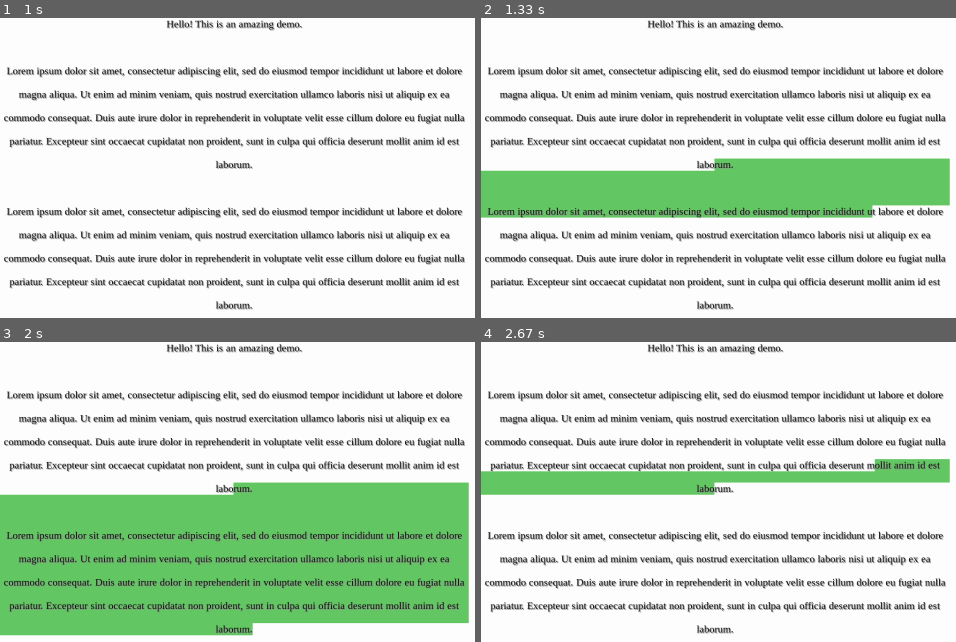
Above: before the commit, frames 1-4 (two rows, left to right).
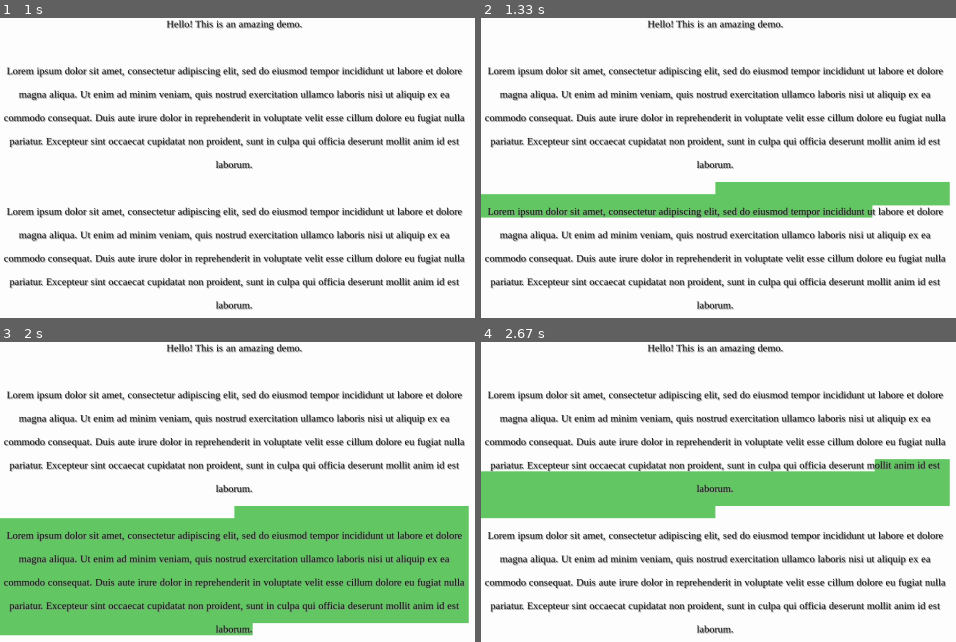
Above: after the commit, the same moments.

Repository: lumidify/BobGUI
Game: pygame game, started from SelectableText.py
The game is run twice, just before and just after one commit, with the same random seed, the same clock (stepped at 60 frames per second) and the same inputs.
Inputs (mouse positions are in pixels of both pictures, inside the frame that each line leads up to):
- Up to frame 1 (1 s): press the mouse at (456, 303) at 0.37 s; move the mouse to (342, 288) at 0.47 s; release the mouse at (232, 276) at 0.6 s; click (outside the picture) at 0.72 s
- Up to frame 2 (1.33 s): press the mouse at (713, 183) at 1.03 s; move the mouse to (870, 225) at 1.13 s; release the mouse at (outside the picture) at 1.27 s
- Up to frame 3 (2 s): press the mouse at (232, 507) at 1.37 s; move the mouse to (346, 459) at 1.47 s; release the mouse at (456, 414) at 1.6 s; press the mouse at (232, 507) at 1.7 s; move the mouse to (332, 641) at 1.8 s; release the mouse at (outside the picture) at 1.93 s
- Up to frame 4 (2.67 s): press the mouse at (713, 507) at 2.03 s; move the mouse to (699, 588) at 2.13 s; release the mouse at (outside the picture) at 2.27 s; press the mouse at (713, 507) at 2.37 s; move the mouse to (870, 477) at 2.47 s; release the mouse at (outside the picture) at 2.6 s

Frame 1 is identical in both runs. In frame 2, 8.1% of the frame differs, in the area x 0-99%, y 46-59%; in frame 3, 8.1%; in frame 4, 8.1%.

Commit message:
Clean up TextInput
This cleans up TextInput so that it actually works

Diff:
--- a/Cursor.py
+++ b/Cursor.py
@@ -1,38 +1,49 @@
+"""
+This file is part of BobGUI
+Copyright © 2016 Lumidify Productions
+
+Permission is hereby granted, free of charge, to any person obtaining
+a copy of this software and associated documentation files (the "Software"),
+to deal in the Software without restriction, including without limitation
+the rights to use, copy, modify, merge, publish, distribute, sublicense,
+and/or sell copies of the Software, and to permit persons to whom the
+Software is furnished to do so, subject to the following conditions:
+
+The above copyright notice and this permission notice shall be included
+in all copies or substantial portions of the Software.
+
+THE SOFTWARE IS PROVIDED "AS IS", WITHOUT WARRANTY OF ANY KIND,
+EXPRESS OR IMPLIED, INCLUDING BUT NOT LIMITED TO THE WARRANTIES
+OF MERCHANTABILITY, FITNESS FOR A PARTICULAR PURPOSE AND NONINFRINGEMENT.
+IN NO EVENT SHALL THE AUTHORS OR COPYRIGHT HOLDERS BE LIABLE FOR ANY CLAIM,
+DAMAGES OR OTHER LIABILITY, WHETHER IN AN ACTION OF CONTRACT,
+TORT OR OTHERWISE, ARISING FROM, OUT OF OR IN CONNECTION WITH THE SOFTWARE
+OR THE USE OR OTHER DEALINGS IN THE SOFTWARE.
+"""
+
 import pygame
-from helper_functions import refine_index
+from pygame.locals import *
+
 class Cursor():
     """
-    string: the character to be displayed as the cursor
-    pos: the initial position of the cursor
+    height: height of the text for drawing the cursor
+    width: width of cursor
     visible_time: the amount of time in milliseconds the cursor should be visible in each blink
     hidden_time: the amount of time in milliseconds the cursor should be hidden in each blink
     """
-    def __init__(self, string, visible_time, hidden_time, pos):
-        self.string = string
-        self.x = 0
-        self.y = 0
-        self.pixelx = 0
-        self.pixely = 0
-        self.pos = pos
-        self.visible_time = visible_time
-        self.hidden_time = hidden_time
-        self.time_passed = visible_time
+    def __init__(self, **kwargs):
+        self.x_index = 0
+        self.y_index = 0
+        self.visible_time = kwargs.get("visible_time", 700)
+        self.hidden_time = kwargs.get("hidden_time", 500)
+        self.time_passed = self.visible_time
         self.blink_counter = 0
         self.change_in_time = 0
         self.visible = False
         self.blinking = False
         self.current_time = pygame.time.get_ticks()
-    def move_up(self, size_list):
-        if self.y > 0:
-            self.y += -1
-            self.x = refine_index(self.x, self.pixelx, size_list[self.y])
-    def move_down(self, size_list):
-        if self.y < len(size_list) - 1:
-            self.y += 1
-            self.x = refine_index(self.x, self.pixelx, size_list[self.y])
-    def calc_pixel_pos(self, size_list, font_height):
-        self.pixelx = size_list[self.y][self.x] + self.pos[0]
-        self.pixely = self.y * font_height + self.pos[1]
+        self.width = kwargs.get("width", 2)
+        self.height = kwargs.get("height", 20)
     def update(self):
         if self.blinking:
             self.change_in_time = pygame.time.get_ticks() - self.current_time
@@ -63,3 +74,6 @@
     def stop(self):
         self.blinking = False
         self.visible = False
+    def draw(self, screen, pos):
+        if self.visible:
+            pygame.draw.rect(screen, (0, 0, 0), (pos, (self.width, self.height)))
--- a/MultilineText.py
+++ b/MultilineText.py
@@ -55,6 +55,18 @@
         self.text_splits = []
         self.offsets = []
         self.gen_surf()
+        self.wrap_text()
+        self.gen_offsets()
+    def delete_slice(self, start, end):
+        self.text = self.text[:start] + self.text[end:]
+    def insert(self, index, text):
+        self.text = self.text[:index] + text + self.text[index:]
+    def delete(self, index):
+        self.text = self.text[:index] + self.text[index + 1:]
+    def regenerate(self):
+        self.gen_surf()
+        self.wrap_text()
+        self.gen_offsets()
     def gen_offsets(self):
         self.offsets = []
         for split in self.text_splits:
@@ -88,6 +100,8 @@
                 if self.size_list[split[0]] <= x <= self.size_list[split[1]]:
                     y_index = split_index
                     break
+            else:
+                y_index = 0
             y = y_index * self.parent.lineheight
             x -= self.size_list[self.text_splits[y_index][0]]
         else:
@@ -131,6 +145,7 @@
             start += 1
         self.text_splits.append((start, len(self.text)))
     def gen_surf(self, startindex=0):
+        #TODO: Only rerender from startindex onwards
         #TODO: Maybe create separate functions for creating different effects
         #so that it is easy to add new effects.
         #FIXME: Underlines are currently broken when letter or word spacing is set.
@@ -145,18 +160,18 @@
             for index, letter in enumerate(self.text):
                 if self.parent.shadow:
                     self.shadowsurf.blit(self.font.render(letter, self.parent.antialias, self.parent.shadow_color), (self.size_list[index], 0))
-                self.textsurf.blit(self.font.render(letter, self.parent.antialias, self.parent.color), (self.size_list[index], 0))
+                self.textsurf.blit(self.font.render(letter, self.parent.antialias, self.parent.text_color), (self.size_list[index], 0))
         elif self.parent.word_spacing:
             index = 0
             for word in split(self.text):
                 if self.parent.shadow:
                     self.shadowsurf.blit(self.font.render(word, self.parent.antialias, self.parent.shadow_color), (self.size_list[index], 0))
-                self.textsurf.blit(self.font.render(word, self.parent.antialias, self.parent.color), (self.size_list[index], 0))
+                self.textsurf.blit(self.font.render(word, self.parent.antialias, self.parent.text_color), (self.size_list[index], 0))
                 index += len(word)
         else:
             if self.parent.shadow:
                 self.shadowsurf.blit(self.font.render(self.text, self.parent.antialias, self.parent.shadow_color), (0, 0))
-            self.textsurf.blit(self.font.render(self.text, self.parent.antialias, self.parent.color), (0, 0))
+            self.textsurf.blit(self.font.render(self.text, self.parent.antialias, self.parent.text_color), (0, 0))
     def gen_size_list(self, startindex=0):
         extra = 0
         self.size_list = self.size_list[:startindex + 1]
@@ -192,7 +207,7 @@
         self.italic = kwargs.get("italic", False)
         self.bold = kwargs.get("bold", False)
         self.underline = kwargs.get("underline", False)
-        self.color = kwargs.get("color", (0, 0, 0))
+        self.text_color = kwargs.get("color", (0, 0, 0))
         self.letter_spacing = kwargs.get("letter_spacing", None)
         self.word_spacing = kwargs.get("word_spacing", None)
         self.font = kwargs.get("font", None)
@@ -211,12 +226,42 @@
         self.textsurface = pygame.surface.Surface(self.rect.size).convert_alpha()
         self.textsurface.fill((0, 0, 0, 0))
         self.final_lines = []
-        #TODO: Add special handler for empty lines so no extra processing power is used
-        #creating empty Line objects.
         for line in self.lines:
             self.final_lines.append(Line(self, text=line))
         self.gen_height_size_list()
         self.resize(self.rect.size)
+    def delete_slice(self, start, end):
+        if start[1] == end[1]:
+            self.final_lines[start[1]].delete_slice(start[0], end[0])
+            self.final_lines[start[1]].regenerate()
+        else:
+            text = self.final_lines[start[1]].text[:start[0]] + self.final_lines[end[1]].text[end[0]:]
+            self.final_lines[start[1]:end[1] + 1] = [Line(self, text=text)]
+        self.gen_height_size_list()
+    def split_line(self, pos):
+        text1 = self.final_lines[pos[1]].text[:pos[0]]
+        text2 = self.final_lines[pos[1]].text[pos[0]:]
+        self.final_lines[pos[1]] = Line(self, text=text1)
+        self.final_lines.insert(pos[1] + 1, Line(self, text=text2))
+        self.gen_height_size_list()
+    def join_lines(self, index1, index2):
+        text = self.final_lines[index1].text + self.final_lines[index2].text
+        self.final_lines[index1:index2 + 1] = [Line(self, text=text)]
+        self.gen_height_size_list()
+    def delete_line(self, index):
+        self.final_lines.pop(index)
+        self.gen_height_size_list()
+    def add_line(self, index):
+        self.final_lines.insert(index, Line(self, text=""))
+        self.gen_height_size_list()
+    def insert(self, pos, text):
+        self.final_lines[pos[1]].insert(pos[0], text)
+        self.final_lines[pos[1]].regenerate()
+        self.gen_height_size_list()
+    def delete(self, pos):
+        self.final_lines[pos[1]].delete(pos[0])
+        self.final_lines[pos[1]].regenerate()
+        self.gen_height_size_list()
     def load_font(self):
         try:
             self.font = pygame.font.Font(self.font, self.fontsize)
@@ -230,11 +275,13 @@
         for line in self.final_lines:
             self.height_size_list.append(self.height_size_list[-1] + line.get_full_height())
     def get_nearest_index(self, pos):
+        if pos[1] < 0:
+            return (0, 0)
         y = 0
         past_boundaries = False
         for index, height in enumerate(self.height_size_list):
             try:
-                if height <= pos[1] <= self.height_size_list[index + 1]:
+                if height <= pos[1] < self.height_size_list[index + 1]:
                     y = index
                     break
             except:
--- a/SelectableText.py
+++ b/SelectableText.py
@@ -30,29 +30,26 @@
 
 #FIXME: Selection currently lags considerably, presumably because the index-getting methods of the underlying text classes are quite slow.
 
-class SelectableText():
+class SelectableText(MultilineText):
     def __init__(self, screen, **kwargs):
-        self.screen = screen
-        self.text = MultilineText(screen, **kwargs)
-        self.rect = Rect(0, 0, kwargs.get("width", 0), kwargs.get("height", 0))
+        super().__init__(screen, **kwargs)
         self.x1 = None
         self.x2 = None
         self.y1 = None
         self.y2 = None
         self.pressed = False
-    def resize(self, size):
-        self.rect.size = size
-        self.text.resize(size)
     def update(self, event):
         mouse_pos = pygame.mouse.get_pos()
         collide_mouse = self.rect.collidepoint(mouse_pos)
         if event.type == MOUSEBUTTONDOWN and event.button == 1 and collide_mouse:
-            self.x1, self.y1 = self.x2, self.y2 = self.text.get_nearest_index(mouse_pos)
+            self.x1, self.y1 = self.x2, self.y2 = self.get_nearest_index(mouse_pos)
             self.pressed = True
         elif event.type == MOUSEMOTION and self.pressed and collide_mouse:
-            self.x2, self.y2 = self.text.get_nearest_index(mouse_pos)
+            self.x2, self.y2 = self.get_nearest_index(mouse_pos)
         elif event.type == MOUSEBUTTONUP and event.button == 1:
             if not self.pressed and not collide_mouse:
+                self.select_none()
+            if self.x1 == self.x2 and self.y1 == self.y2:
                 self.select_none()
             self.pressed = False
     def get_ordered_indeces(self):
@@ -66,29 +63,37 @@
                 temp_y1, temp_y2 = reversed([self.y1, self.y2])
                 temp_x1, temp_x2 = reversed([self.x1, self.x2])
             return (temp_x1, temp_y1), (temp_x2, temp_y2)
+    def delete_selection(self):
+        if not None in [self.x1, self.y1, self.x2, self.y2]:
+            indeces = self.get_ordered_indeces()
+            self.delete_slice(*indeces)
+            self.select_none()
+            return indeces[0]
+        else:
+            return False
     def select_none(self):
         self.x1 = self.y1 = self.x2 = self.y2 = None
     def draw(self):
         if not None in (self.x1, self.y1, self.x2, self.y2):
-            real_x1, real_y1 = self.text.get_index_pos((self.x1, self.y1))
-            real_x2, real_y2 = self.text.get_index_pos((self.x2, self.y2))
+            real_x1, real_y1 = self.get_index_pos((self.x1, self.y1))
+            real_x2, real_y2 = self.get_index_pos((self.x2, self.y2))
             if real_y1 == real_y2:
                 if real_x1 != real_x2:
                     real_x1, real_x2 = sorted((real_x1, real_x2))
-                    pygame.draw.rect(self.screen, (100, 200, 100), ((real_x1, real_y1), (real_x2 - real_x1, self.text.textheight)))
+                    pygame.draw.rect(self.screen, (100, 200, 100), ((real_x1, real_y1), (real_x2 - real_x1, self.textheight)))
             else:
                 if real_y1 > real_y2:
                     real_y1, real_y2 = reversed([real_y1, real_y2])
                     real_x1, real_x2 = reversed([real_x1, real_x2])
                 if self.rect.width - real_x1 > 0:
-                    pygame.draw.rect(self.screen, (100, 200, 100), (real_x1, real_y1, self.rect.width - real_x1, self.text.textheight))
-                if self.text.textheight != self.text.lineheight:
-                    pygame.draw.rect(self.screen, (100, 200, 100), (0, real_y1 + self.text.textheight, self.rect.width, self.text.lineheight - self.text.textheight))
-                if real_y2 - real_y1 > self.text.lineheight:
-                    pygame.draw.rect(self.screen, (100, 200, 100), (0, real_y1 + self.text.lineheight, self.rect.width, real_y2 - real_y1 - self.text.lineheight))
+                    pygame.draw.rect(self.screen, (100, 200, 100), (real_x1, real_y1, self.rect.width - real_x1, self.textheight))
+                if self.textheight != self.lineheight:
+                    pygame.draw.rect(self.screen, (100, 200, 100), (0, real_y1 + self.textheight, self.rect.width, self.lineheight - self.textheight))
+                if real_y2 - real_y1 > self.lineheight:
+                    pygame.draw.rect(self.screen, (100, 200, 100), (0, real_y1 + self.lineheight, self.rect.width, real_y2 - real_y1 - self.lineheight))
                 if real_x2 > 0:
-                    pygame.draw.rect(self.screen, (100, 200, 100), (0, real_y2, real_x2, self.text.textheight))
-        self.text.draw()
+                    pygame.draw.rect(self.screen, (100, 200, 100), (0, real_y2, real_x2, self.textheight))
+        super().draw()
 if __name__ == "__main__":
     pygame.init()
     screen = pygame.display.set_mode((0, 0), RESIZABLE)
--- a/TextInput.py
+++ b/TextInput.py
@@ -1,5 +1,5 @@
 """
-BobGUI 1.0
+This file is part of BobGUI
 Copyright © 2016 Lumidify Productions
 
 Permission is hereby granted, free of charge, to any person obtaining
@@ -28,22 +28,19 @@
 from pygame.locals import *
 from SelectableText import SelectableText
 
-class TextInput():
-    def __init__(self, screen, position, dimensions, command=None):
-        self.screen = screen
-        self.x = position[0]
-        self.y = position[1]
-        self.width = dimensions[0]
-        self.height = dimensions[1]
-        self.rect = Rect((self.x, self.y), (self.width, self.height))
-        self.command = command
-        self.message = []
-        self.font = pygame.font.Font(os.path.join("Lumidify_Casual.ttf"), 20)
-        self.text = SelectableText(screen, "", self.font, [5, 5])
+class TextInput(SelectableText):
+    def __init__(self, screen, **kwargs):
+        super().__init__(screen, **kwargs)
+        self.rect = Rect(0, 0, kwargs.get("height", 0), kwargs.get("width", 0))
+        self.multiline = kwargs.get("multiline", True)
+        self.cursor = Cursor(height=self.textheight)
         self.focused = False
         self.highlighted = False
-        self.cursor = Cursor("|", 0, 700, 500)
-    def update(self, event):
+    def update(self, event=None):
+        super().update(event)
+        if not None in [self.x2, self.y2]:
+            self.cursor.x_index = self.x2
+            self.cursor.y_index = self.y2
         significant_event = False
         mouse_pos = pygame.mouse.get_pos()
         if event.type == MOUSEBUTTONDOWN and event.button == 1 and self.rect.collidepoint(mouse_pos):
@@ -53,6 +50,8 @@
             self.focused = False
             self.cursor.stop()
         elif event.type == MOUSEMOTION:
+            if self.pressed:
+                significant_event = True
             if self.rect.collidepoint(mouse_pos):
                 self.highlighted = True
             else:
@@ -60,28 +59,68 @@
         elif event.type == KEYDOWN and self.focused:
             significant_event = True
             if event.key == K_BACKSPACE:
-                if self.cursor.pos > 0:
-                    self.message.pop(self.cursor.pos - 1)
-                    self.cursor.pos -= 1
+                new_indeces = self.delete_selection()
+                if not new_indeces:
+                    self.cursor.x_index -= 1
+                    if self.cursor.x_index < 0:
+                        if self.cursor.y_index > 0:
+                            self.delete_line(self.cursor.y_index)
+                            self.cursor.y_index -= 1
+                            self.cursor.x_index = len(self.final_lines[self.cursor.y_index].text)
+                        else:
+                            self.cursor.x_index = 0
+                    else:
+                        self.delete((self.cursor.x_index, self.cursor.y_index))
+                else:
+                    self.cursor.x_index, self.cursor.y_index = new_indeces
             elif event.key == K_DELETE:
-                if self.cursor.pos < len(self.message):
-                    self.message.pop(self.cursor.pos)
+                new_indeces = self.delete_selection()
+                if not new_indeces:
+                    if self.cursor.x_index < len(self.final_lines[self.cursor.y_index].text):
+                        self.delete((self.cursor.x_index, self.cursor.y_index))
+                    else:
+                        if self.cursor.y_index < len(self.final_lines) - 1:
+                            self.join_lines(self.cursor.x_index, self.cursor.y_index + 1)
+                else:
+                    self.cursor.x_index, self.cursor.y_index = new_indeces
             elif event.key == K_RETURN:
-                if self.command != None:
-                    self.command()
+                if self.multiline:
+                    new_indeces = self.delete_selection()
+                    if new_indeces:
+                        self.cursor.x_index, self.cursor.y_index = new_indeces
+                    self.split_line((self.cursor.x_index, self.cursor.y_index))
+                    self.cursor.x_index = 0
+                    self.cursor.y_index += 1
+            elif event.key == K_UP:
+                pos = self.get_index_pos((self.cursor.x_index, self.cursor.y_index))
+                self.cursor.x_index, self.cursor.y_index = self.get_nearest_index((pos[0], pos[1] - self.textheight))
+            elif event.key == K_DOWN:
+                pos = self.get_index_pos((self.cursor.x_index, self.cursor.y_index))
+                self.cursor.x_index, self.cursor.y_index = self.get_nearest_index((pos[0], pos[1] + self.lineheight))
             elif event.key == K_LEFT:
-                if self.cursor.pos > 0:
-                    self.cursor.pos -= 1
+                if self.cursor.x_index > 0:
+                    self.cursor.x_index -= 1
+                elif self.cursor.y_index > 0:
+                    self.cursor.y_index -= 1
+                    self.cursor.x_index = len(self.final_lines[self.cursor.y_index].text)
             elif event.key == K_RIGHT:
-                if self.cursor.pos < len(self.message):
-                    self.cursor.pos += 1
+                if self.cursor.x_index < len(self.final_lines[self.cursor.y_index].text):
+                    self.cursor.x_index += 1
+                elif self.cursor.y_index < len(self.final_lines) - 1:
+                    self.cursor.y_index += 1
+                    self.cursor.x_index = 0
             else:
-                self.message.insert(self.cursor.pos, event.unicode)
-                self.cursor.pos += 1
+                new_indeces = self.delete_selection()
+                if new_indeces:
+                    self.cursor.x_index, self.cursor.y_index = new_indeces
+                character = event.unicode
+                if len(character) > 0:
+                    self.select_none()
+                    self.insert((self.cursor.x_index, self.cursor.y_index), character)
+                    self.cursor.x_index += 1
         if significant_event:
             self.cursor.event()
         self.change_color()
-        self.text.update(event)
     def change_color(self):
         if self.highlighted:
             self.color = (0, 0, 200)
@@ -90,24 +129,17 @@
         else:
             self.color = (0, 0, 100)
     def draw(self):
-        self.text.change_text("".join(self.message))
         self.cursor.update()
-        self.before_cursor_width = self.font.size("".join(self.message[:self.cursor.pos]))[0]
-        self.text_width, self.text_height = self.font.size(self.text.text)
-        #self.screen.blit(self.font.render(self.text, 1, (255, 255, 255)), (self.x + 5, self.y + (self.height - self.text_height)//2))
-        if self.cursor.visible:
-            self.screen.blit(self.font.render(self.cursor.string, 1, (255, 255, 255)), (self.x + 5 + self.before_cursor_width, self.y + (self.height - self.text_height)//2))
         pygame.draw.rect(self.screen, self.color, self.rect, 2)
-        self.text.draw()
+        super().draw()
+        self.cursor.draw(self.screen, self.get_index_pos((self.cursor.x_index, self.cursor.y_index)))
 if __name__ == "__main__":
     pygame.init()
     pygame.key.set_repeat(500, 20)
     screen = pygame.display.set_mode((500, 500))
-    clock = pygame.time.Clock()
-    gui = [TextInput(screen, [0, 0], [200, 30])]
+    gui = [TextInput(screen, width=500, height=500, text="Hello, how are you?dsfjsdafsdkl;fjsdlafjkasd;lfjs;lfj; sdfjksdl;jf dfsdfj safljsdfj sdfkjsdl sdjfsdklfjas jfj klajsdfklja lfdj sdfa kjdlsf\nsfsdfkshdfjklshka fhsdk dfj asdfhklh kfhasdfkj", align="center")]
     while True:
-        clock.tick(30)
-        screen.fill((0, 0, 0))
+        screen.fill((255, 255, 255))
         for event in pygame.event.get():
             if event.type == QUIT:
                 pygame.quit()
